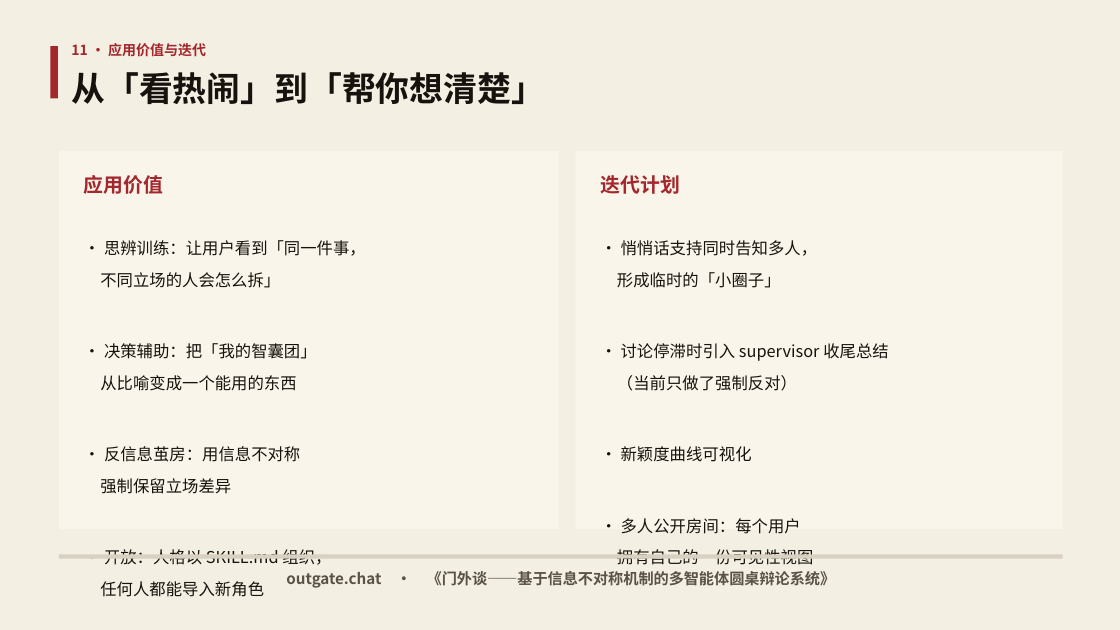
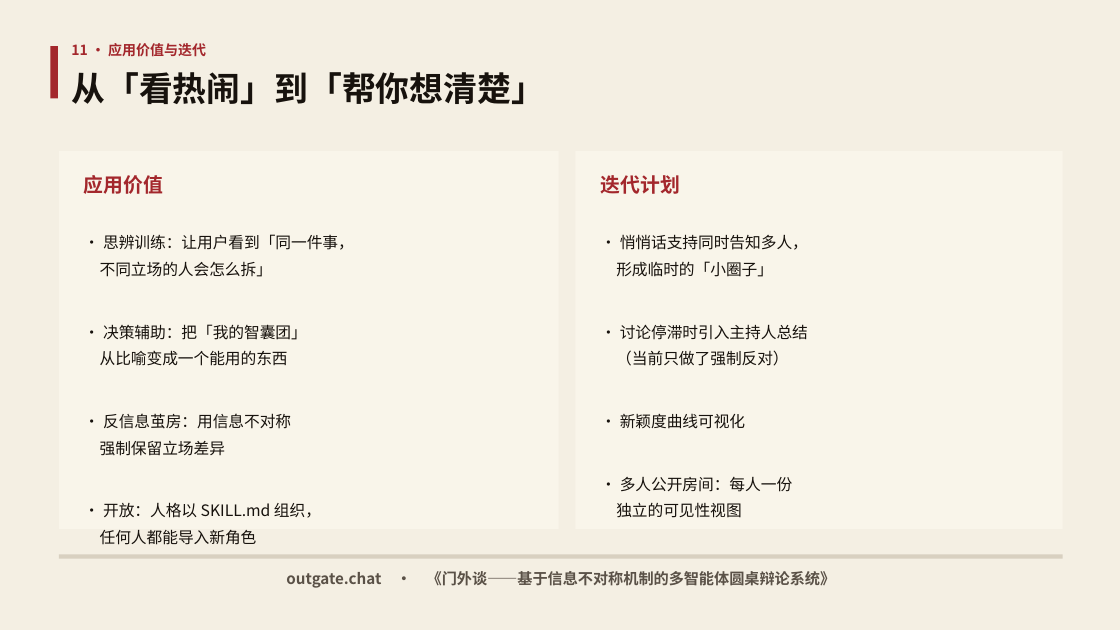
Before and after one commit to fsh114514/menwaitan, a slide deck: slide 12 of competition/答辩PPT.pptx. Drawn at 1120x630 pixels with LibreOffice and Linux fonts; fonts in the diff are those of the drawing. Boxes give left, top, right and bottom in pixels: in the first picture for what was removed or moved away, otherwise in the second. Text is boxed around its words. In the diff, an @@ line names an element or a change of style, - is before the commit and + after.

```diff
--- a/competition/答辩PPT.pptx
+++ b/competition/答辩PPT.pptx
@@ text "· 思辨训练：让用户看到「同一件事，" at (100, 234, 354, 545): size 14 to 13.5 pt; line spacing 1.6 to 1.42 @@
@@ text at (616, 234, 808, 429): size 14 to 13.5 pt in "· 悄悄话支持同时告知多人，", "形成临时的「小圈子」", "（当前只做了强制反对）", "· 新颖度曲线可视化"; line spacing 1.6 to 1.42 @@
@@ text at (620, 324, 808, 340): text changed; size 14 to 13.5 pt @@
-· 讨论停滞时引入 supervisor 收尾总结
+· 讨论停滞时引入主持人总结
@@ text at (616, 477, 793, 518): text changed; size 14 to 13.5 pt @@
-· 多人公开房间：每个用户
-拥有自己的一份可见性视图
+· 多人公开房间：每人一份
+独立的可见性视图
```
Also in this commit, not shown: 2 other slides changed, 16 other files.
